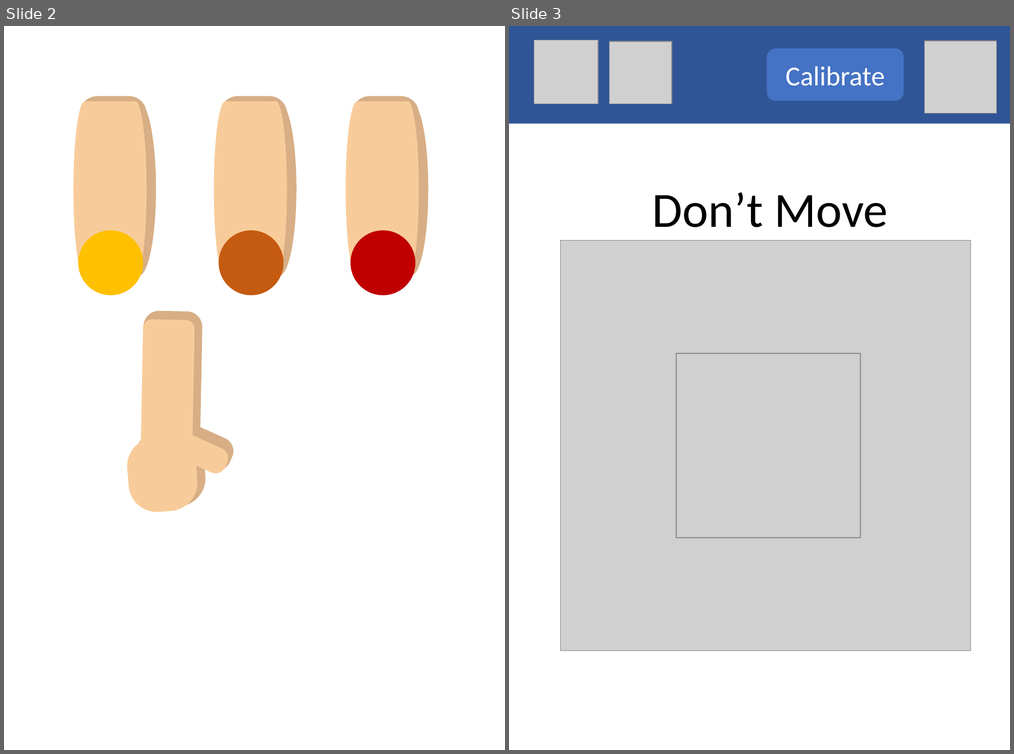
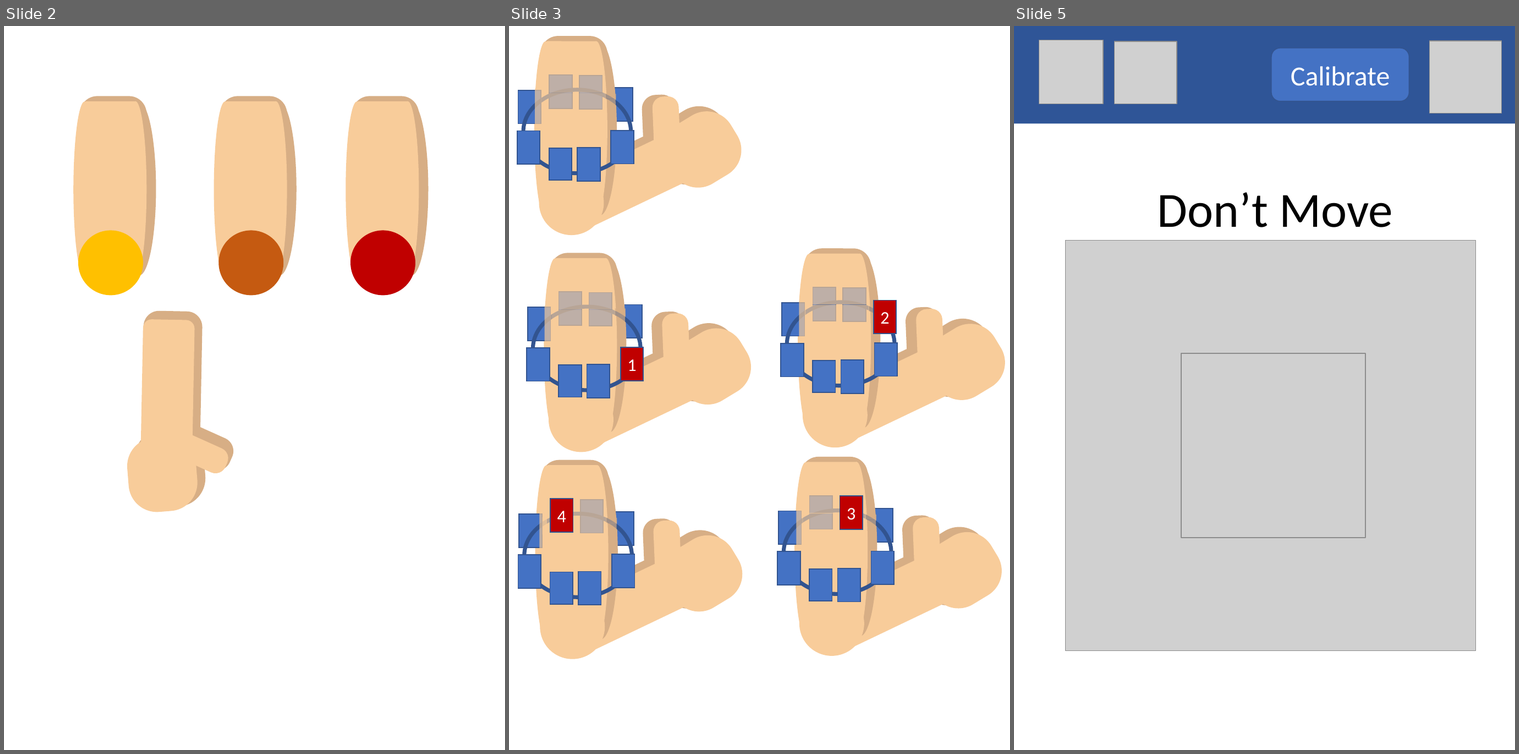
Before and after one commit to LailaHms/HackaHealth, a slide deck: website/Interface/interface.pptx. Shown side by side, each under a label of ours: slides 2 and 3 before the commit, slides 2, 3 and 5 after it; the slides between them are not shown. The pictures are 1014x754 and 1519x754 pixels, drawn with LibreOffice and Linux fonts; fonts in the diff are those of the drawing; grey boxes stand for pictures. Boxes give left, top, right and bottom in pixels: in the first picture for what was removed or moved away, otherwise in the second. Text is boxed around its words. In the diff, an @@ line names an element or a change of style, - is before the commit and + after.

```diff
--- a/website/Interface/interface.pptx
+++ b/website/Interface/interface.pptx
@@ slide 3 added at (509,26,1010,750), background #FFFFFF @@
@@ group added at (517,36,752,239): 13 rounded rectangles, 9 rectangles, 5 ellipses @@
@@ group added at (780,248,1010,452): 13 rounded rectangles, 9 rectangles, 5 ellipses @@
+2
@@ group added at (527,253,761,456): 13 rounded rectangles, 9 rectangles, 5 ellipses @@
+1
@@ group added at (518,459,753,663): 13 rounded rectangles, 10 rectangles, 5 ellipses @@
+4
@@ group added at (777,457,1010,660): 13 rounded rectangles, 10 rectangles, 5 ellipses @@
+3
@@ what was slide 3 is now slide 5 @@
```
Also in this commit, not shown: 1 other slide added, 5 other files.
